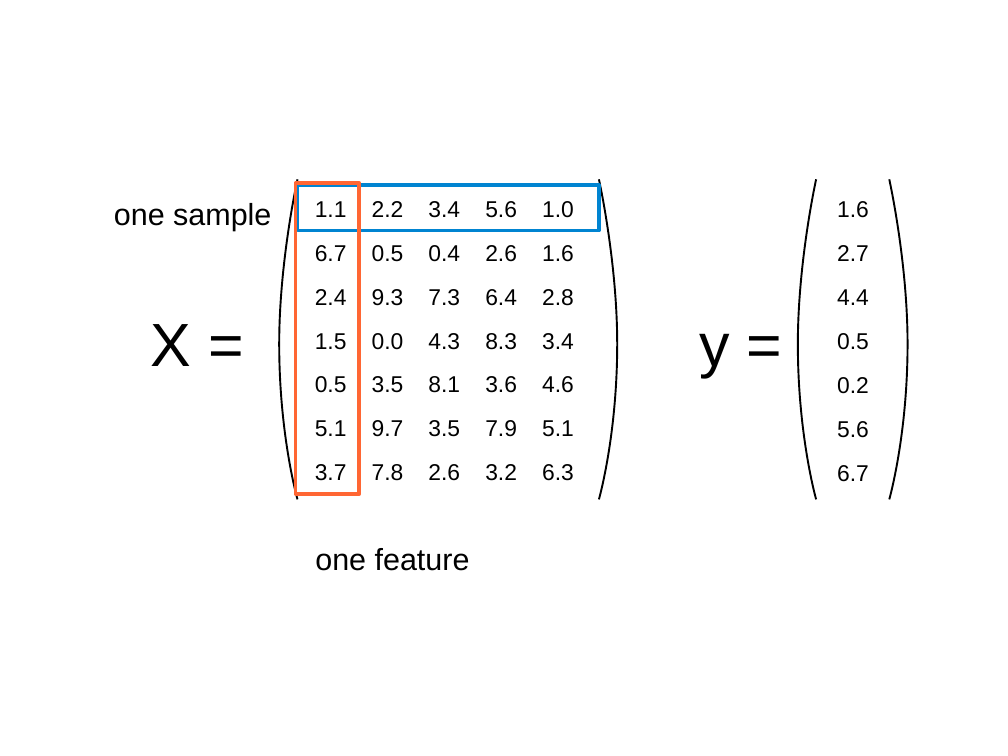
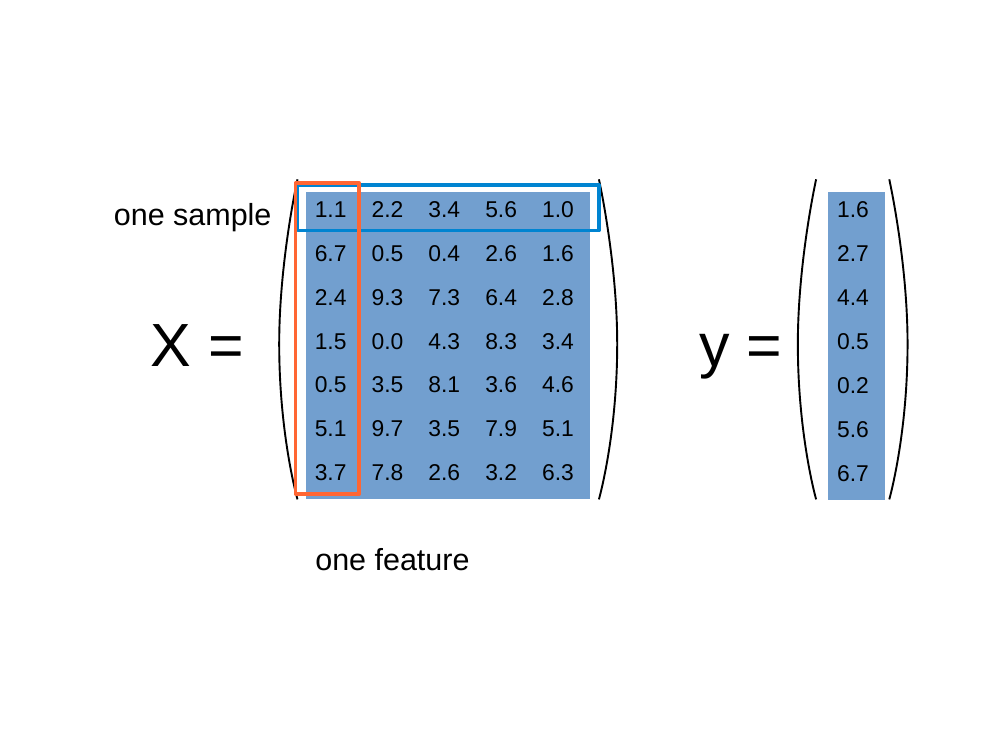
Before and after one commit to amueller/talks_odt, a slide deck: slide 21 of introduction_to_ml_with_python_bnl_2016.odp (slide 22 before the commit). Drawn at 1008x756 pixels with LibreOffice and Linux fonts; fonts in the diff are those of the drawing. Boxes give left, top, right and bottom in pixels: in the first picture for what was removed or moved away, otherwise in the second. Text is boxed around its words. In the diff, an @@ line names an element or a change of style, - is before the commit and + after.

```diff
--- a/introduction_to_ml_with_python_bnl_2016.odp
+++ b/introduction_to_ml_with_python_bnl_2016.odp
@@ table at <box>306,192,589,499</box> @@
@@ fill #FFFFFF to #729FCF in 35 cells @@
@@ borders changed @@
@@ table at <box>829,192,885,499</box> @@
@@ fill #FFFFFF to #729FCF in 7 cells @@
@@ borders changed @@
```
Also in this commit, not shown: 1 other slide changed, 8 slides added, 9 slides removed, 1 other file.
